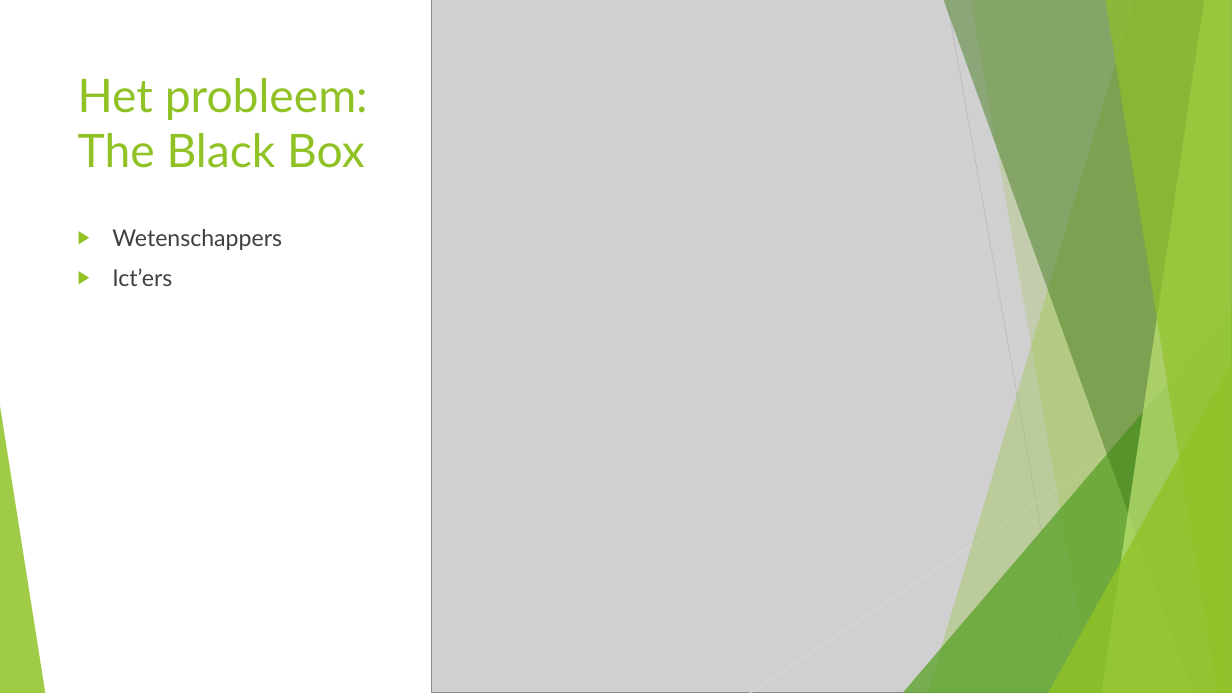
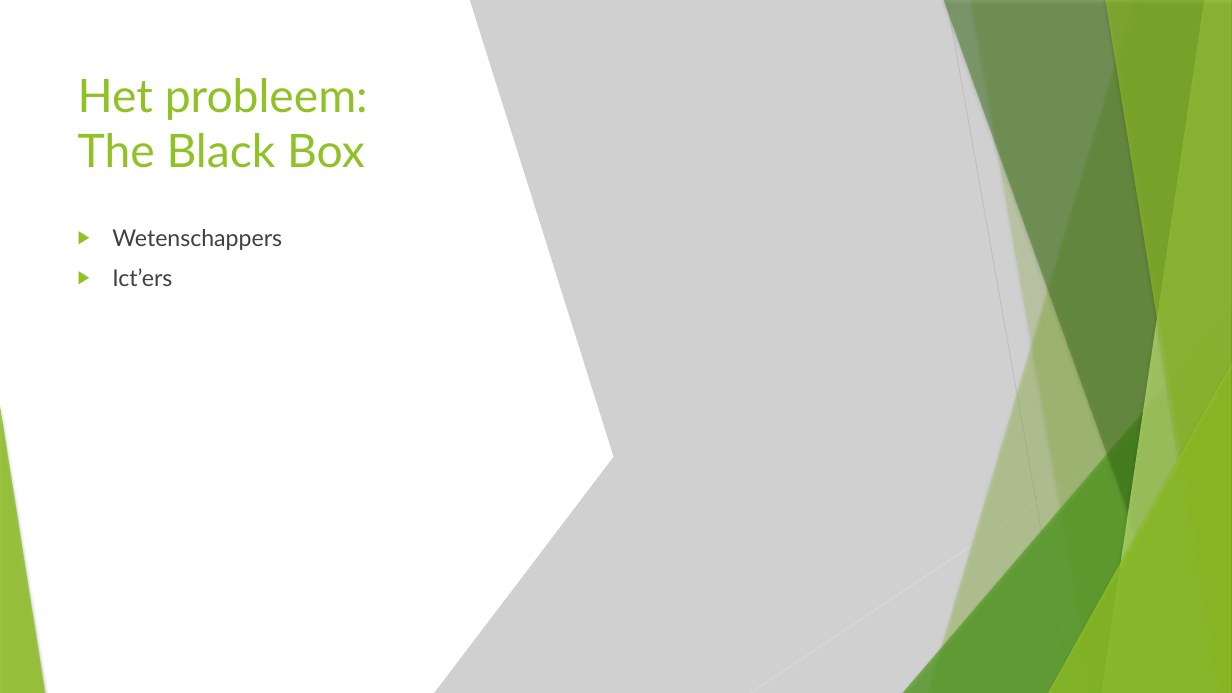
Before and after one commit to kodarakK/hogent-bachproef-caradocroetynck2526, a slide deck: slide 4 of Bachelorproef verdediging.pptx (slide 2 before the commit). Drawn at 1232x693 pixels with LibreOffice and Linux fonts; fonts in the diff are those of the drawing; grey boxes stand for pictures. Boxes give left, top, right and bottom in pixels: in the first picture for what was removed or moved away, otherwise in the second. Text is boxed around its words. In the diff, an @@ line names an element or a change of style, - is before the commit and + after.

```diff
--- a/Bachelorproef verdediging.pptx
+++ b/Bachelorproef verdediging.pptx
@@ picture at bbox=[432, 0, 1232, 693]: outline redrawn @@
@@ freeform shape at bbox=[970, 0, 1232, 693]: shadow on; outline redrawn @@
@@ freeform shape at bbox=[970, 0, 1232, 693]: shadow on; outline redrawn @@
@@ shadow on in 13 elements at bbox=[928, 0, 1232, 693], bbox=[903, 308, 1232, 693], bbox=[944, 0, 1232, 693], bbox=[1102, 0, 1232, 693], bbox=[1105, 0, 1232, 693], bbox=[1048, 363, 1232, 693], bbox=[0, 406, 45, 693], bbox=[928, 0, 1232, 693], bbox=[903, 308, 1232, 693], bbox=[944, 0, 1232, 693], bbox=[1102, 0, 1232, 693], bbox=[1105, 0, 1232, 693], bbox=[1048, 363, 1232, 693] @@
```
Also in this commit, not shown: 11 other slides changed, 4 slides added, 1 slide removed, 1 other file.
